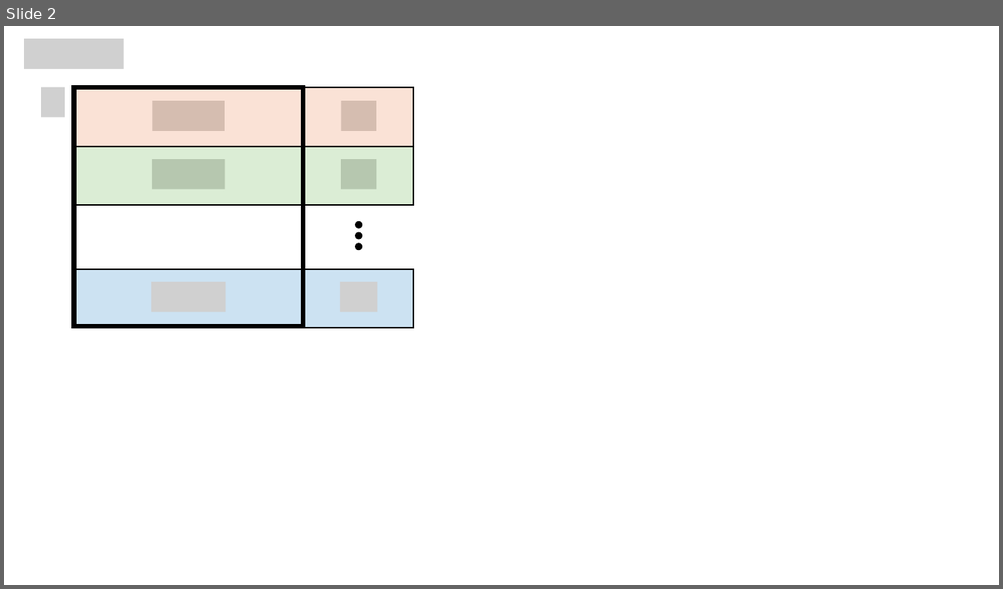
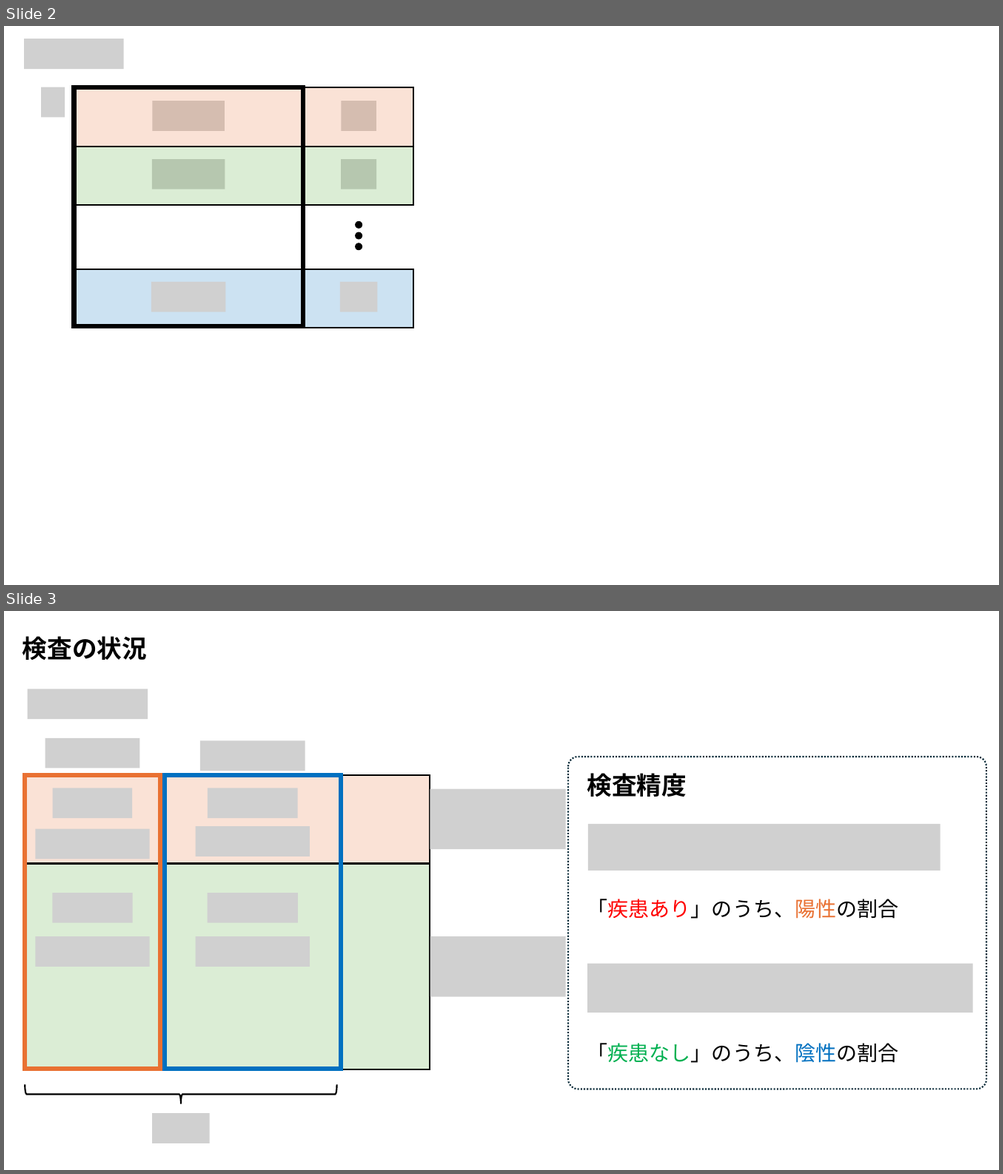
Before and after one commit to Takayoshi-Matsuyama/app_repo, a slide deck: stat/bayes theorem and PCR test.pptx. Shown one above the other, each under a label of ours: slide 2 before the commit, slides 2 and 3 after it. The pictures are 1003x589 and 1003x1174 pixels, drawn with LibreOffice and Linux fonts; fonts in the diff are those of the drawing; grey boxes stand for pictures. Boxes give left, top, right and bottom in pixels: in the first picture for what was removed or moved away, otherwise in the second. Text is boxed around its words. In the diff, an @@ line names an element or a change of style, - is before the commit and + after.

Commit message:
bayes - 検査2回目

```diff
--- a/stat/bayes theorem and PCR test.pptx
+++ b/stat/bayes theorem and PCR test.pptx
@@ slide 3 added at <box>4,611,999,1170</box>, background #FFFFFF @@
@@ text added at <box>22,636,147,660</box>, 24 pt, text #000000, bold @@
+検査の状況
@@ picture added at <box>27,689,148,719</box> @@
@@ picture added at <box>45,738,140,768</box> @@
@@ picture added at <box>200,741,305,771</box> @@
@@ group added at <box>568,757,986,1089</box>: 3 texts, 2 pictures, 1 rounded rectangle @@
+検査精度
+「疾患あり」のうち、陽性の割合
+「疾患なし」のうち、陰性の割合
@@ rectangle added at <box>25,775,430,863</box>, fill #E97132 at 20% opacity, outline #000000 1.5 pt @@
@@ rectangle added at <box>25,775,160,1069</box>, outline #E97132 4.5 pt @@
@@ rectangle added at <box>165,775,341,1069</box>, outline #0070C0 4.5 pt @@
@@ picture added at <box>53,789,132,818</box> @@
@@ picture added at <box>208,789,298,818</box> @@
@@ picture added at <box>430,789,566,850</box> @@
@@ picture added at <box>35,829,150,859</box> @@
@@ picture added at <box>196,826,310,857</box> @@
@@ rectangle added at <box>25,864,430,1070</box>, fill #4EA72E at 20% opacity, outline #000000 1.5 pt @@
@@ picture added at <box>53,893,132,923</box> @@
@@ picture added at <box>207,893,297,923</box> @@
@@ picture added at <box>35,937,150,967</box> @@
@@ picture added at <box>196,937,310,967</box> @@
@@ picture added at <box>430,937,566,997</box> @@
@@ right brace added at <box>25,1085,337,1104</box>, outline #000000 1.5 pt @@
@@ picture added at <box>153,1114,210,1144</box> @@
```
Also in this commit, not shown: 2 slides changed, 1 other slide added, 4 other files.
